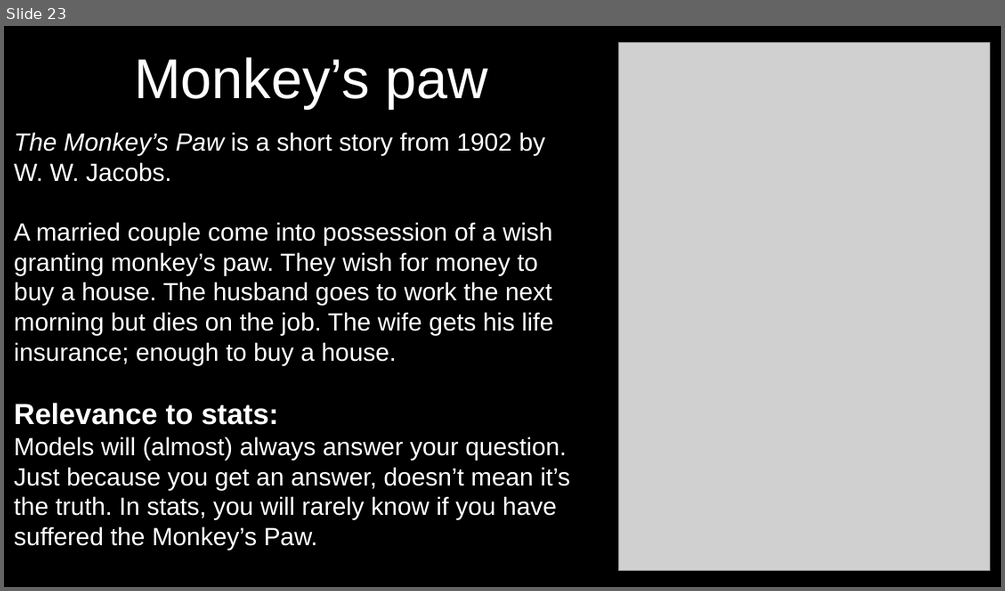
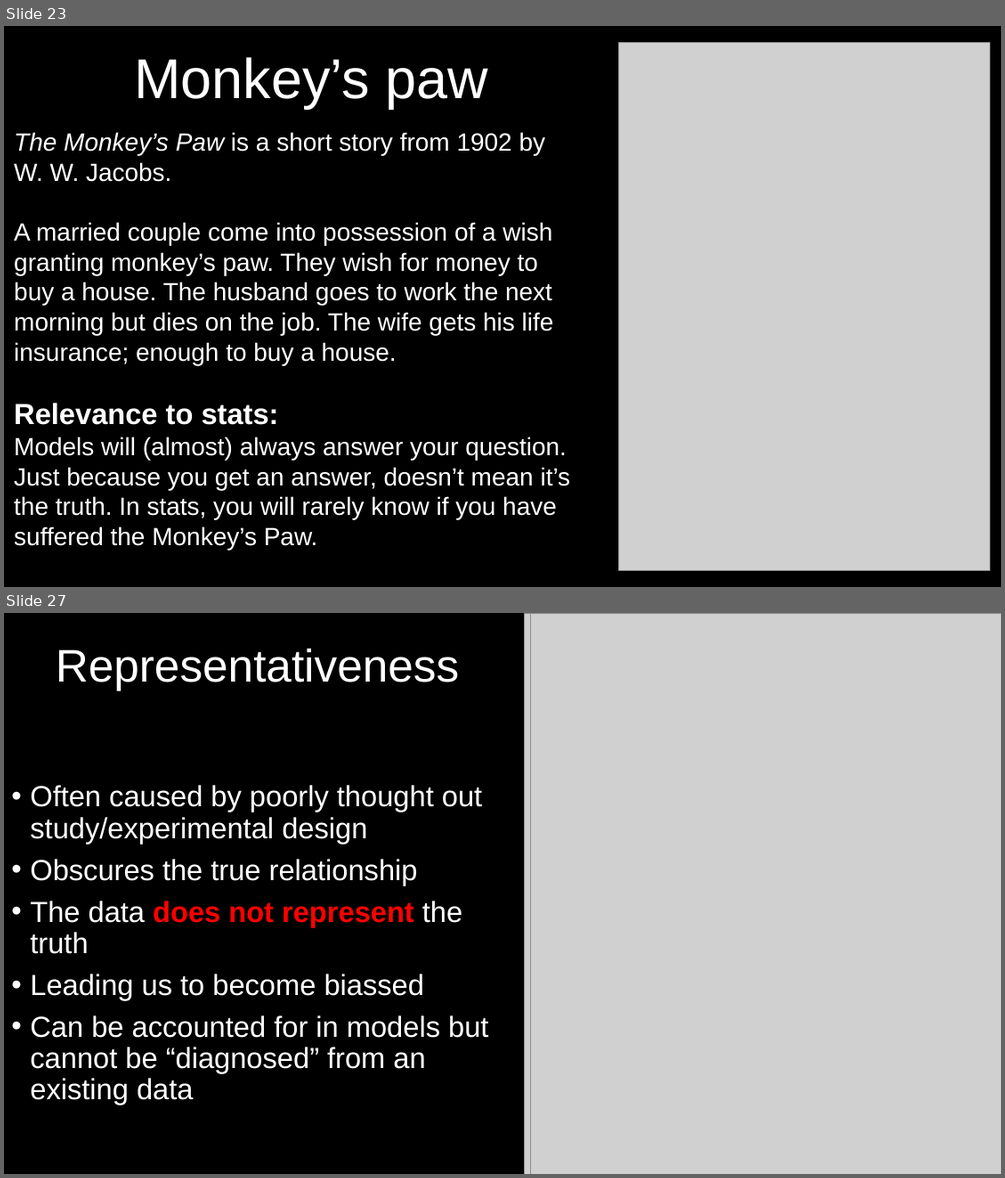
Before and after one commit to DeonRoos/stats-for-biologists, a slide deck: Lectures/Lecture 01.2 Introduction to linear models.pptx. Shown one above the other, each under a label of ours: slide 23 before the commit, slides 23 and 27 after it; the slides between them are not shown. The pictures are 1005x591 and 1005x1178 pixels, drawn with LibreOffice and Linux fonts; fonts in the diff are those of the drawing; grey boxes stand for pictures. Boxes give left, top, right and bottom in pixels: in the first picture for what was removed or moved away, otherwise in the second. Text is boxed around its words. In the diff, an @@ line names an element or a change of style, - is before the commit and + after.

```diff
--- a/Lectures/Lecture 01.2 Introduction to linear models.pptx
+++ b/Lectures/Lecture 01.2 Introduction to linear models.pptx
@@ slide 27 added at [4,613,1001,1174], background #000000 @@
@@ picture added at [524,613,1001,1174] @@
@@ picture added at [531,613,1001,1174] @@
@@ title added at [56,648,459,690], 44 pt, text #FFFFFF @@
+Representativeness
@@ text added at [30,785,488,1104], 28 pt, text #FFFFFF @@
+• Often caused by poorly thought out study/experimental design
+• Obscures the true relationship
+• The data does not represent the truth
+• Leading us to become biassed
+• Can be accounted for in models but cannot be “diagnosed” from an existing data
```
Also in this commit, not shown: 1 slide changed, 4 other slides added, 11 other files.
